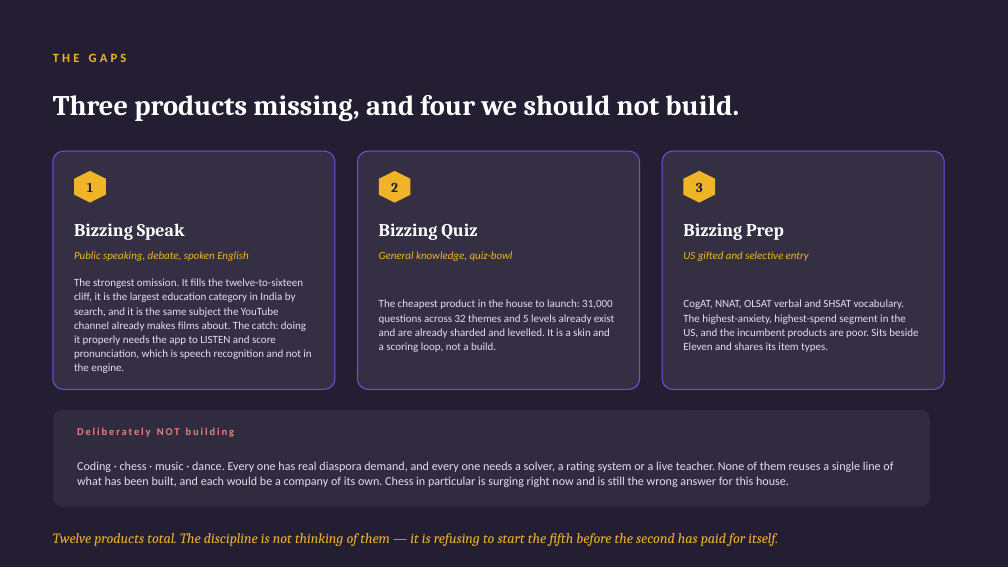
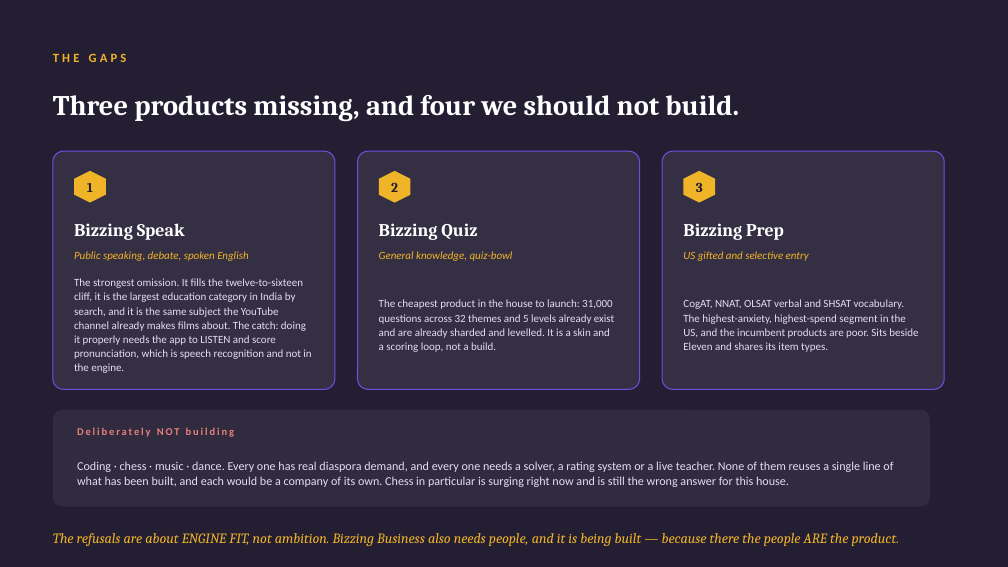
Before and after one commit to aayuvis/Bizzing-Bee, a slide deck: slide 18 of strategy/Bizzing-Strategy-Org.pptx (slide 17 before the commit). Drawn at 1008x567 pixels with LibreOffice and Linux fonts; fonts in the diff are those of the drawing. Boxes give left, top, right and bottom in pixels: in the first picture for what was removed or moved away, otherwise in the second. Text is boxed around its words. In the diff, an @@ line names an element or a change of style, - is before the commit and + after.

```diff
--- a/strategy/Bizzing-Strategy-Org.pptx
+++ b/strategy/Bizzing-Strategy-Org.pptx
@@ text at [53, 533, 900, 546]: text changed @@
-Twelve products total. The discipline is not thinking of them — it is refusing to start the fifth before the second has paid for itself.
+The refusals are about ENGINE FIT, not ambition. Bizzing Business also needs people, and it is being built — because there the people ARE the product.
```
Also in this commit, not shown: 4 other slides changed, 1 slide added, 1 other file.
